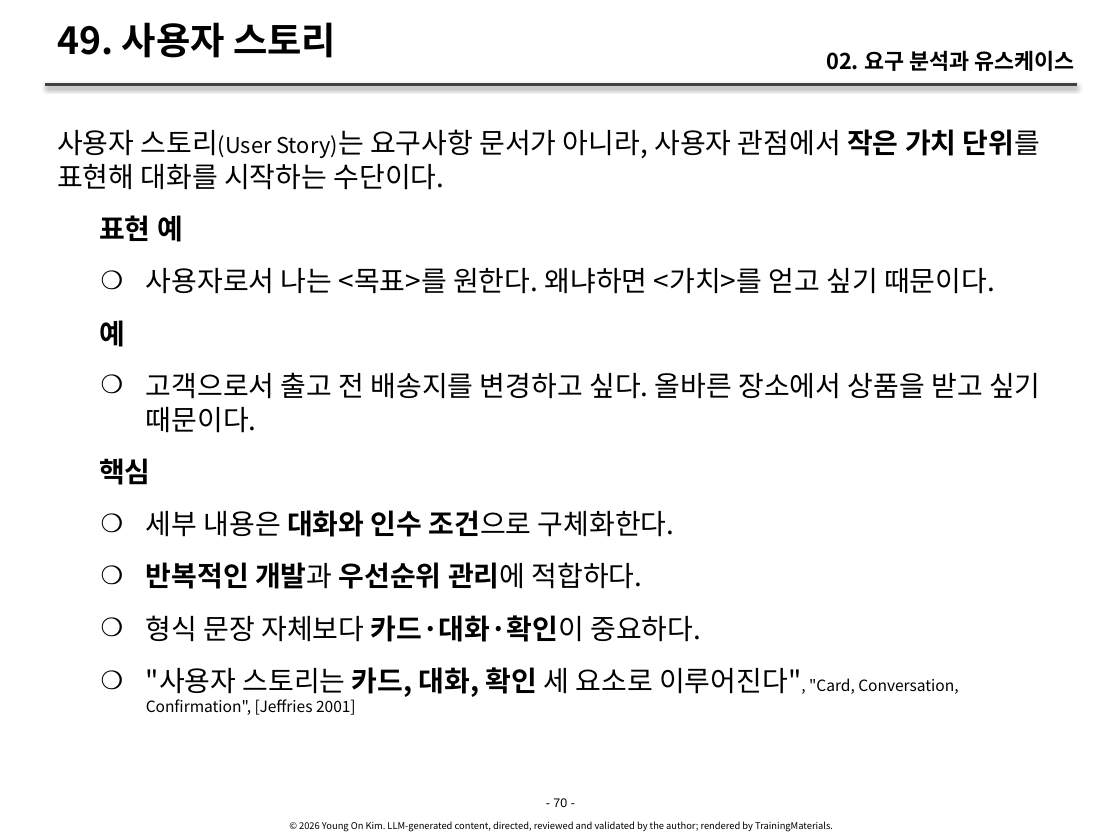
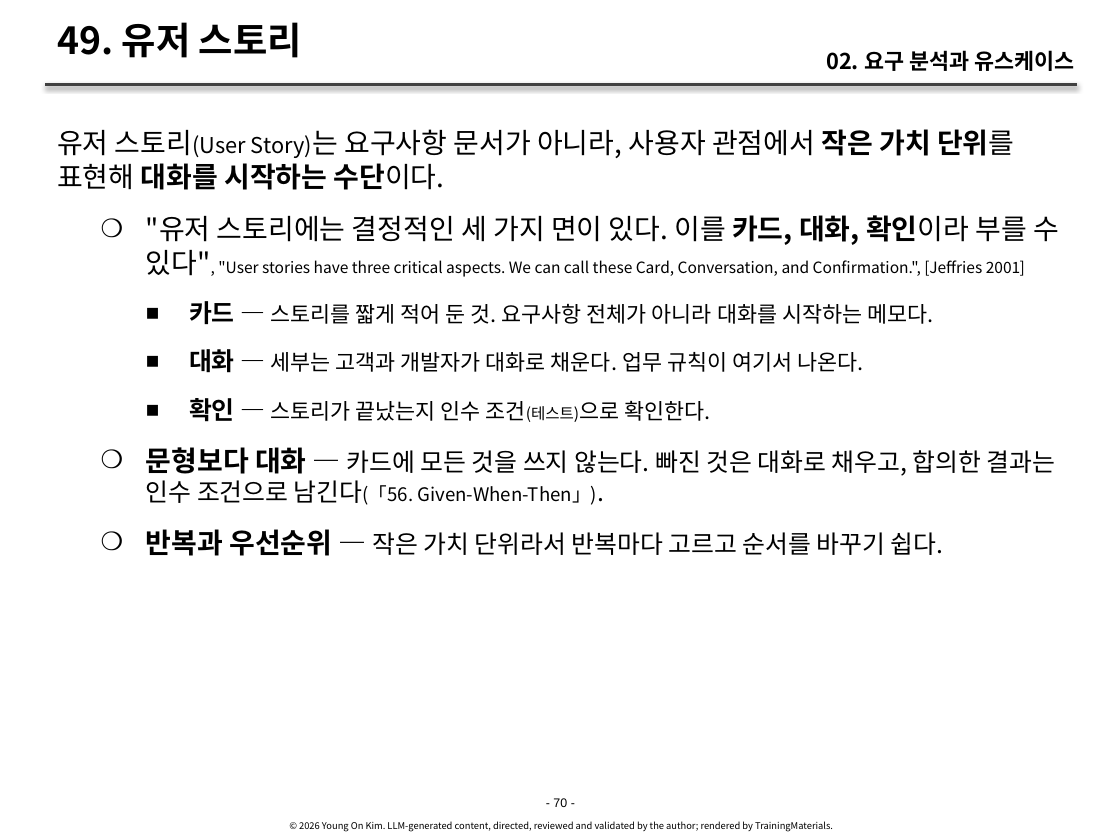
Before and after one commit to YoungSan77/TrainingMaterials, a slide deck: slide 70 of courses/ooad/sessions/s02.pptx. Drawn at 1120x840 pixels with LibreOffice and Linux fonts; fonts in the diff are those of the drawing. Boxes give left, top, right and bottom in pixels: in the first picture for what was removed or moved away, otherwise in the second. Text is boxed around its words. In the diff, an @@ line names an element or a change of style, - is before the commit and + after.

```diff
--- a/courses/ooad/sessions/s02.pptx
+++ b/courses/ooad/sessions/s02.pptx
@@ title at (57,22,302,58): text changed @@
-49. 사용자 스토리
+49. 유저 스토리
@@ text at (57,129,1059,556): text changed; size 18 to 10 pt @@
-사용자 스토리(User Story)는 요구사항 문서가 아니라, 사용자 관점에서 작은 가치 단위를 표현해 대화를 시작하는 수단이다.
-표현 예
-    ❍ 사용자로서 나는 <목표>를 원한다. 왜냐하면 <가치>를 얻고 싶기 때문이다.
-예
-    ❍ 고객으로서 출고 전 배송지를 변경하고 싶다. 올바른 장소에서 상품을 받고 싶기 때문이다.
-핵심
-    ❍ 세부 내용은 대화와 인수 조건으로 구체화한다.
-    ❍ 반복적인 개발과 우선순위 관리에 적합하다.
-    ❍ 형식 문장 자체보다 카드·대화·확인이 중요하다.
-    ❍ "사용자 스토리는 카드, 대화, 확인 세 요소로 이루어진다", "Card, Conversation, Confirmation", [Jeffries 2001]
+유저 스토리(User Story)는 요구사항 문서가 아니라, 사용자 관점에서 작은 가치 단위를 표현해 대화를 시작하는 수단이다.
+    ❍ "유저 스토리에는 결정적인 세 가지 면이 있다. 이를 카드, 대화, 확인이라 부를 수 있다", "User stories have three critical aspects. We can call these Card, Conversation, and Confirmation.", [Jeffries 2001]
+      ■ 카드 — 스토리를 짧게 적어 둔 것. 요구사항 전체가 아니라 대화를 시작하는 메모다.
+      ■ 대화 — 세부는 고객과 개발자가 대화로 채운다. 업무 규칙이 여기서 나온다.
+      ■ 확인 — 스토리가 끝났는지 인수 조건(테스트)으로 확인한다.
+    ❍ 문형보다 대화 — 카드에 모든 것을 쓰지 않는다. 빠진 것은 대화로 채우고, 합의한 결과는 인수 조건으로 남긴다(「56. Given-When-Then」).
+    ❍ 반복과 우선순위 — 작은 가치 단위라서 반복마다 고르고 순서를 바꾸기 쉽다.
```
Also in this commit, not shown: 24 other slides changed, 7 slides added, 46 other files.
